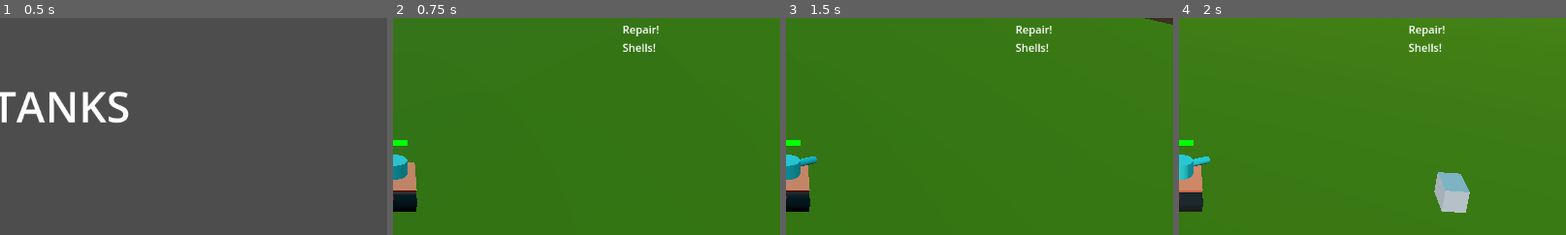
Above: before the commit, frames 1-4 (left to right).
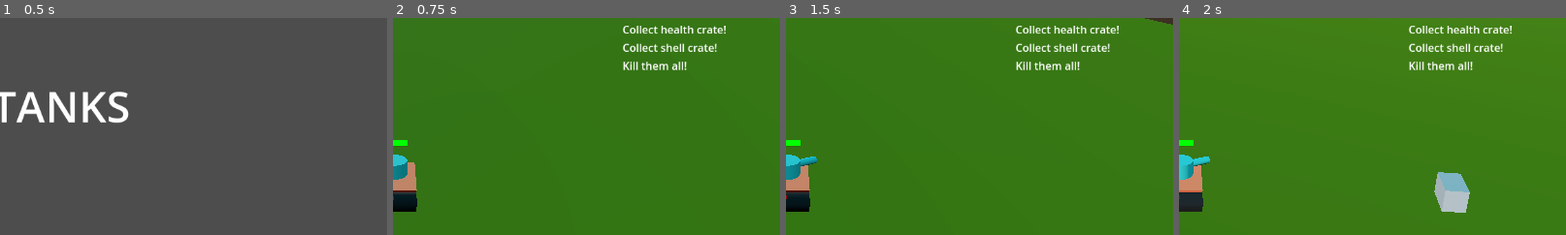
Above: after the commit, the same moments.

Repository: basavarajMHubli/GeoTanks
Game: Godot game, scene res://scenes/main_menu.tscn
The game is run twice, just before and just after one commit, with the same random seed, the same clock (stepped at 60 frames per second) and the same inputs.
Inputs (mouse positions are % of the whole screen's width and height, from its top left):
- Up to frame 1 (0.5 s): no input
- Up to frame 2 (0.75 s): click "Play" at 0.5 s
- Up to frame 3 (1.5 s): move the mouse to (72, 45) at 1.27 s; hold D (turn_right) from 1.28 s (still down); hold E (interact) from 1.28 s (still down)
- Up to frame 4 (2 s): keep holding D (turn_right); keep holding E (interact)
The pictures show only the part of the screen within x 50-100%, y 11-61%; the shares and areas given below are measured in that part.

Frame 1 is identical in both runs. In frame 2, 1.5% of the frame differs, in the area x 59-86%, y 3-25%; in frame 3, 1.5%; in frame 4, 1.5%.

Commit message:
Proto: Removed objective singleton and integrated objective system into level script

Diff:
--- a/Collectibles/health_crate.tscn
+++ b/Collectibles/health_crate.tscn
@@ -1,7 +1,6 @@
-[gd_scene load_steps=6 format=3 uid="uid://2ikvy6rs6ql4"]
+[gd_scene load_steps=5 format=3 uid="uid://2ikvy6rs6ql4"]
 
 [ext_resource type="Script" path="res://Collectibles/health_create.gd" id="1_jkaub"]
-[ext_resource type="PackedScene" uid="uid://4ax3b8ne61ia" path="res://objectives/objective.tscn" id="2_7louu"]
 
 [sub_resource type="BoxShape3D" id="BoxShape3D_3b2r7"]
 size = Vector3(3, 1, 3)
@@ -35,12 +34,5 @@
 text = "E to collect"
 font_size = 128
 
-[node name="Objective" parent="." instance=ExtResource("2_7louu")]
-obj = {
-"desc": "Collect health crate and repair",
-"id": 0,
-"name": "Repair!"
-}
-
 [connection signal="body_entered" from="." to="." method="_on_body_entered"]
 [connection signal="body_exited" from="." to="." method="_on_body_exited"]
--- a/Collectibles/health_create.gd
+++ b/Collectibles/health_create.gd
@@ -5,8 +5,6 @@
 var player_interactor: Node3D = null
 
 @onready var help_text = $HelpText
-@onready var objective = $Objective
-
 
 func _on_body_entered(body):
 	if body.is_in_group("player"):
@@ -28,8 +26,5 @@
 
 
 func destroy_health_crate():
-	# TODO: Check if objective artifacts can be decoupled entirely
-	if objective:
-		objective.mark_complete()
-
+	print("HealthCrate: Freeing")
 	queue_free()
--- a/Collectibles/shell_crate.tscn
+++ b/Collectibles/shell_crate.tscn
@@ -1,7 +1,6 @@
-[gd_scene load_steps=6 format=3 uid="uid://copk8kj3vfvb5"]
+[gd_scene load_steps=5 format=3 uid="uid://copk8kj3vfvb5"]
 
 [ext_resource type="Script" path="res://Collectibles/shell_create.gd" id="1_x271n"]
-[ext_resource type="PackedScene" uid="uid://4ax3b8ne61ia" path="res://objectives/objective.tscn" id="2_igevp"]
 
 [sub_resource type="BoxShape3D" id="BoxShape3D_3b2r7"]
 size = Vector3(3, 1, 3)
@@ -35,12 +34,5 @@
 text = "E to collect"
 font_size = 128
 
-[node name="Objective" parent="." instance=ExtResource("2_igevp")]
-obj = {
-"desc": "Collect shell crate",
-"id": 1,
-"name": "Shells!"
-}
-
 [connection signal="body_entered" from="." to="." method="_on_body_entered"]
 [connection signal="body_exited" from="." to="." method="_on_body_exited"]
--- a/Collectibles/shell_create.gd
+++ b/Collectibles/shell_create.gd
@@ -5,7 +5,6 @@
 var player_interactor: Node3D = null
 
 @onready var help_text = $HelpText
-@onready var objective = $Objective
 
 func _on_body_entered(body):
 	if body.is_in_group("player"):
@@ -27,8 +26,5 @@
 
 
 func destroy_shell_crate():
-	# TODO: Check if objective artifacts can be decoupled entirely
-	if objective:
-		objective.mark_complete()
-
+	print("ShellCrate: Freeing")
 	queue_free()
--- a/objectives/ObjectiveManager.gd
+++ /dev/null
@@ -1,25 +0,0 @@
-extends Node
-
-var objectives: Array = []
-
-# Called when the node enters the scene tree for the first time.
-func _ready():
-	pass # Replace with function body.
-
-
-func register(obj):
-	print("ObjectiveManager: registering ", obj["id"])
-	objectives.append(obj)
-	UIManager.display_obj(obj["name"])
-
-
-func complete(obj_id):
-	print("ObjectiveManager: objective ", str(obj_id), " is complete")
-	# Remove objectives from list
-	for obj in objectives:
-		if obj["id"] == obj_id:
-			objectives.erase(obj)
-			UIManager.remove_obj(obj["name"])
-
-	if objectives.is_empty():
-		print("ObjectiveManager: All objective completed")
--- a/objectives/ObjectiveManager.tscn
+++ /dev/null
@@ -1,6 +0,0 @@
-[gd_scene load_steps=2 format=3 uid="uid://hnjet4t142jg"]
-
-[ext_resource type="Script" path="res://objectives/ObjectiveManager.gd" id="1_6iugw"]
-
-[node name="ObjectiveManager" type="Node"]
-script = ExtResource("1_6iugw")
--- a/objectives/objective.gd
+++ /dev/null
@@ -1,16 +0,0 @@
-extends Node
-
-@export var obj := {
-	"id" = 0,
-	"name" = "<Objective name>",
-	"desc" = "<Objective desc>"
-}
-
-
-# Called when the node enters the scene tree for the first time.
-func _ready():
-	ObjectiveManager.register(obj)
-
-
-func mark_complete():
-	ObjectiveManager.complete(obj["id"])
--- a/objectives/objective.tscn
+++ /dev/null
@@ -1,7 +0,0 @@
-[gd_scene load_steps=2 format=3 uid="uid://4ax3b8ne61ia"]
-
-[ext_resource type="Script" path="res://objectives/objective.gd" id="1_x0eme"]
-
-[node name="Objective" type="Node"]
-script = ExtResource("1_x0eme")
-obj_id = -1
--- a/project.godot
+++ b/project.godot
@@ -18,7 +18,6 @@
 [autoload]
 
 SceneManager="*res://scene_manager/scene_manager.gd"
-ObjectiveManager="*res://objectives/ObjectiveManager.gd"
 UIManager="*res://UI/UIManager.tscn"
 
 [filesystem]
--- a/scenes/level_1.gd
+++ b/scenes/level_1.gd
@@ -1,10 +1,72 @@
 extends Node3D
 
+enum ObjectiveStatus {not_done = 0, done = 1}
+
+var objectives := [
+	{
+		"id" = 0,
+		"name" = "Collect health crate!",
+		"desc" = "Heal yourself for the battle",
+		"status" = ObjectiveStatus.not_done
+	},
+	{
+		"id" = 1,
+		"name" = "Collect shell crate!",
+		"desc" = "Arm yourself for the battle",
+		"status" = ObjectiveStatus.not_done
+	},
+	{
+		"id" = 2,
+		"name" = "Kill them all!",
+		"desc" = "Kill all the enemies",
+		"status" = ObjectiveStatus.not_done
+	}
+]
+
+var obj_remaining := objectives.size()
+
 @onready var player_tank = $PlayerTank
+@onready var shell_crate = $NavigationRegion3D/ShellCrate
+@onready var health_crate = $NavigationRegion3D/HealthCrate
+@onready var objective_check_timer = $ObjectiveCheckTimer
 
 func _ready():
 	UIManager.ui_visibility(true)
+	for obj in objectives:
+		UIManager.display_obj(obj["name"])
+
 
 func _process(_delta):
 	get_tree().call_group("enemies", "update_target_location",
 						  player_tank.global_transform.origin)
+
+
+func _on_objective_check_timer_timeout():
+	if not obj_remaining:
+		objective_check_timer.stop()
+		print("Level-1 No objectives remaining")
+		# TODO: Load next level
+		return
+
+	# TODO: Check below design be simplified/optimized
+	for obj in objectives:
+		if obj["status"] == ObjectiveStatus.not_done:
+			match obj["id"]:
+				0:
+					if health_crate == null:
+						UIManager.remove_obj(obj["name"])
+						obj["status"] = ObjectiveStatus.done
+						obj_remaining -= 1
+				1:
+					if shell_crate == null:
+						UIManager.remove_obj(obj["name"])
+						obj["status"] = ObjectiveStatus.done
+						obj_remaining -= 1
+				2:
+					var enemies: Array = get_tree().get_nodes_in_group("enemies")
+					if enemies.size() == 0:
+						UIManager.remove_obj(obj["name"])
+						obj["status"] = ObjectiveStatus.done
+						obj_remaining -= 1
+				_:
+					print("Level-1: No matching obj id")
--- a/scenes/level_1.tscn
+++ b/scenes/level_1.tscn
@@ -88,3 +88,8 @@
 
 [node name="ShellCrate" parent="NavigationRegion3D" instance=ExtResource("6_a4pc4")]
 transform = Transform3D(1, 0, 0, 0, 1, 0, 0, 0, 1, 4, 1, 13)
+
+[node name="ObjectiveCheckTimer" type="Timer" parent="."]
+autostart = true
+
+[connection signal="timeout" from="ObjectiveCheckTimer" to="." method="_on_objective_check_timer_timeout"]
